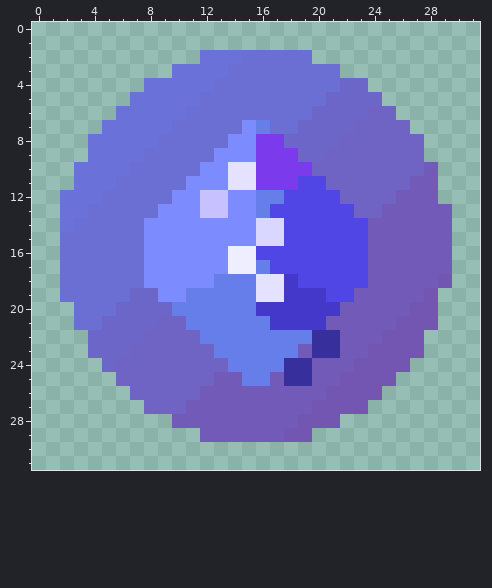
Pixel-art sprite: favicon-32x32.png. Above, as it was before the edit.
The file is 32x32 pixels. Colours within 5 levels of each other are drawn and written as one.
The same view after the edit:
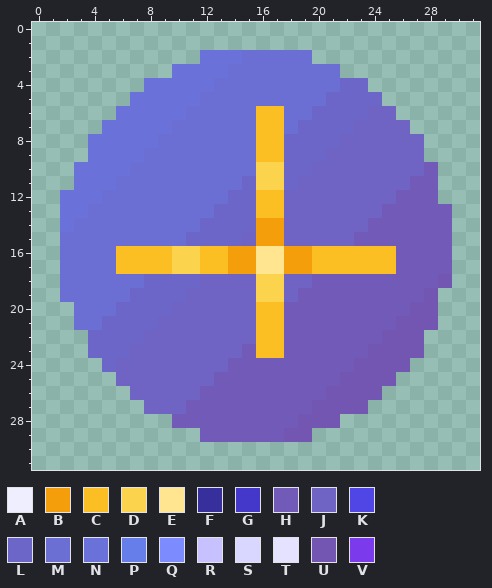
Palette (. is transparent): A #efeefe  B #f59e0b  C #fbbf24  D #fcd34d  E #ffe58f  F #372f9b  G #4338ca  H #715ab8  J #6f63c3  K #4f46e5  L #6d66c9  M #6b6ed3  N #6a72d9  P #667eea  Q #7c8cff  R #c7c2ff  S #d9d6ff  T #e4e2ff  U #7356b1  V #7c3aed
Changes in this commit:
The edit turns colour A into colour B in rows 16 to 17 at x 14 to 15.
The edit turns colour K into colour B in rows 16 to 17 at x 18 to 19.
The edit turns colour S into colour B in rows 14 to 15 at x 16 to 17.
The edit turns colour G into colour C in row 20 at x 16 to 17; in row 21 at x 17.
The edit turns colour H into colour C in rows 16 to 17 at x 24 to 25.
The edit turns colour K into colour C in row 13 at x 17; in rows 16 to 17 at x 20 to 23.
The edit turns colour M into colour C in row 6 at x 16 to 17; in row 7 at x 17; in rows 16 to 17 at x 6 to 7.
The edit turns colour P into colour C in row 7 at x 16; in row 12 at x 16 to 17; in row 13 at x 16; in row 21 at x 16; in rows 22 to 23 at x 16 to 17.
The edit turns colour Q into colour C in rows 16 to 17 at x 8 to 9 and 12 to 13.
The edit turns colour V into colour C in rows 8 to 9 at x 16 to 17.
The edit turns colour Q into colour D in rows 16 to 17 at x 10 to 11.
The edit turns colour T into colour D in rows 18 to 19 at x 16 to 17.
The edit turns colour V into colour D in rows 10 to 11 at x 16 to 17.
The edit turns colour K into colour E in row 16 at x 16 to 17; in row 17 at x 17.
The edit turns colour P into colour E in row 17 at x 16.
The edit turns colour F into colour H in rows 22 to 23 at x 20 to 21; in rows 24 to 25 at x 18 to 19.
The edit turns colour G into colour H in row 19 at x 19 to 20; in row 20 at x 18 to 21; in row 21 at x 18 to 20.
The edit turns colour K into colour H in row 15 at x 23; in row 18 at x 20 to 23; in row 19 at x 21 to 22.
The edit turns colour P into colour H in row 22 at x 18 to 19; in row 23 at x 15 and 18; in row 24 at x 14 to 17; in row 25 at x 15 to 16.
The edit turns colour G into colour J in rows 18 to 19 at x 18.
The edit turns colour K into colour J in row 11 at x 19 to 20; in row 12 at x 18 to 21; in row 13 at x 18 to 22; in row 14 at x 18 to 23; in row 15 at x 18 to 22; in row 18 at x 19.
The edit turns colour P into colour J in row 18 at x 13 to 15; in row 19 at x 11 to 15; in row 20 at x 10 to 15; in row 21 at x 11 to 15; in row 22 at x 12 to 15; in row 23 at x 13 to 14.
The edit turns colour Q into colour J in row 15 at x 15; in row 18 at x 12.
The edit turns colour Q into colour L in rows 12 to 13 at x 14 to 15; in row 14 at x 12 to 15; in row 15 at x 11 to 14; in row 18 at x 8 to 11; in row 19 at x 9 to 10.
The edit turns colour R into colour L in row 13 at x 13.
The edit turns colour T into colour L in row 11 at x 15.
The edit turns colour V into colour L in row 9 at x 18; in row 10 at x 18 to 19; in row 11 at x 18.
The edit turns colour Q into colour M in row 7 at x 15; in row 8 at x 14 to 15; in row 9 at x 13 to 15; in row 10 at x 12 to 13; in row 11 at x 11 to 13; in row 12 at x 10 to 11.
The edit turns colour Q into colour M in row 13 at x 9 to 11; in row 14 at x 8 to 11; in row 15 at x 8 to 10.
The edit turns colour R into colour M in row 12 at x 12 to 13; in row 13 at x 12.
The edit turns colour T into colour M in row 10 at x 14 to 15; in row 11 at x 14.
Boxes around the changes in both pictures, in picture pixels (x1, y1, x2, y2):
changed: (116, 106, 396, 386)
